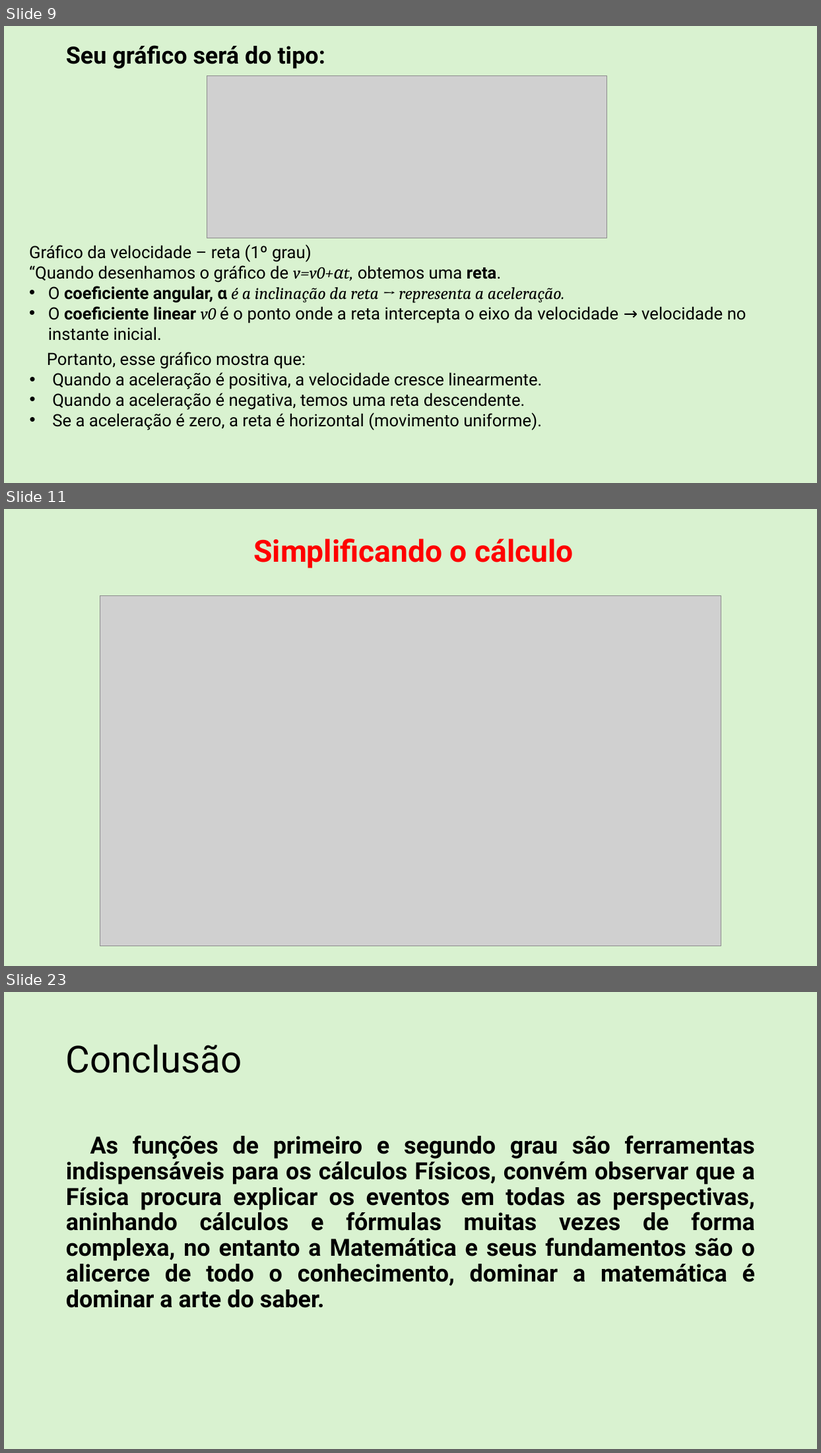
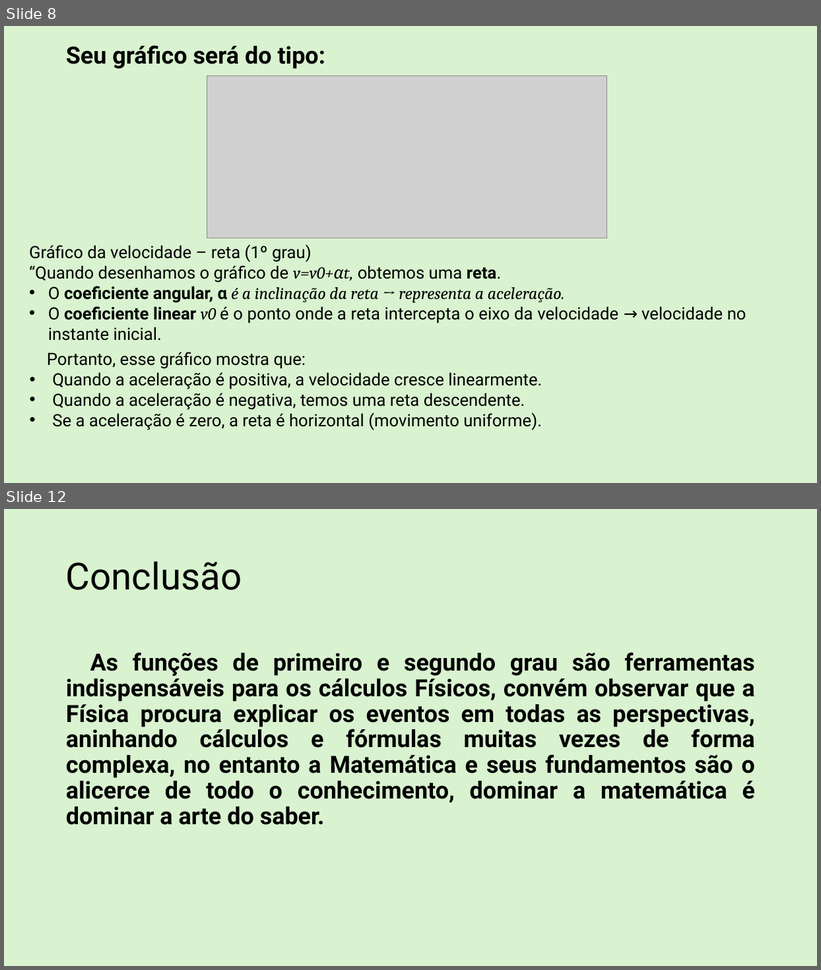
Before and after one commit to Rafael-Silva-Natal/IFRN_apresentacoes, a slide deck: Downloads/Matematica Fundamental.pptx. Shown one above the other, each under a label of ours: slides 9, 11 and 23 before the commit, slides 8 and 12 after it; the slides between them are not shown. The pictures are 821x1453 and 821x970 pixels, drawn with LibreOffice and Linux fonts; fonts in the diff are those of the drawing; grey boxes stand for pictures. Boxes give left, top, right and bottom in pixels: in the first picture for what was removed or moved away, otherwise in the second. Text is boxed around its words. In the diff, an @@ line names an element or a change of style, - is before the commit and + after.

```diff
--- a/Downloads/Matematica Fundamental.pptx
+++ b/Downloads/Matematica Fundamental.pptx
@@ slide 11 removed at box(4, 509, 817, 966), background #D9F2D0 @@
@@ text removed at box(253, 539, 573, 568) @@
-Simplificando o cálculo
@@ picture removed at box(100, 595, 721, 947) @@
@@ what was slide 9 is now slide 8 @@
@@ what was slide 23 is now slide 12 @@
```
Also in this commit, not shown: 5 slides changed, 3 slides added, 13 other slides removed, 2 other files.
